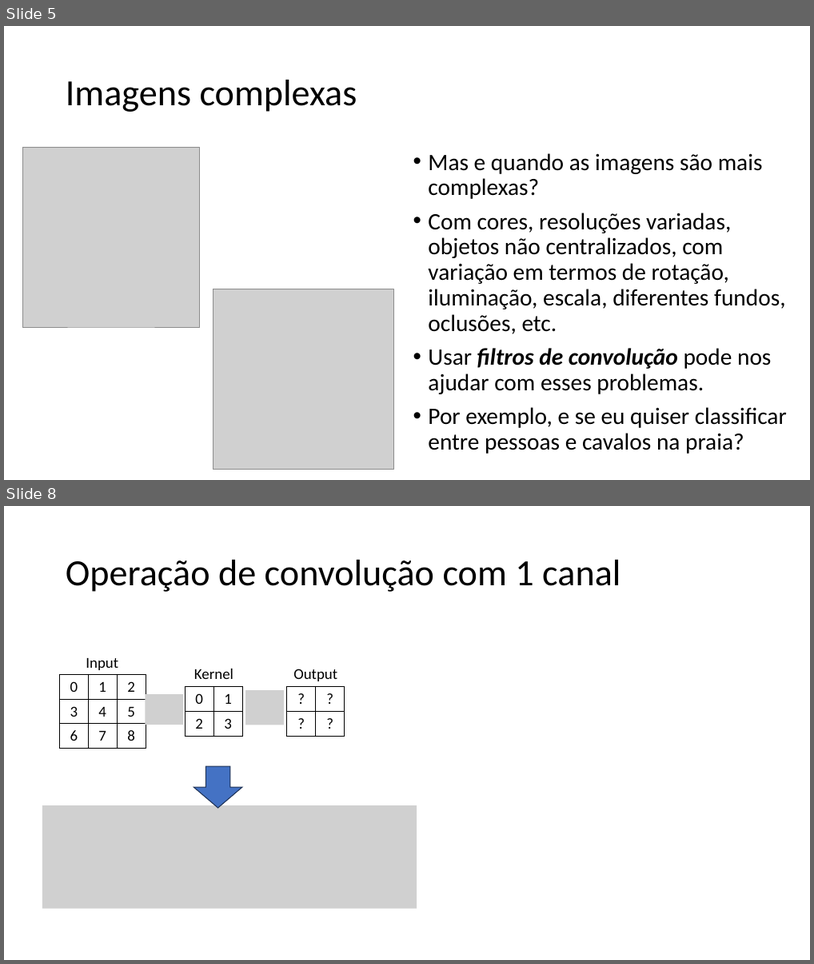
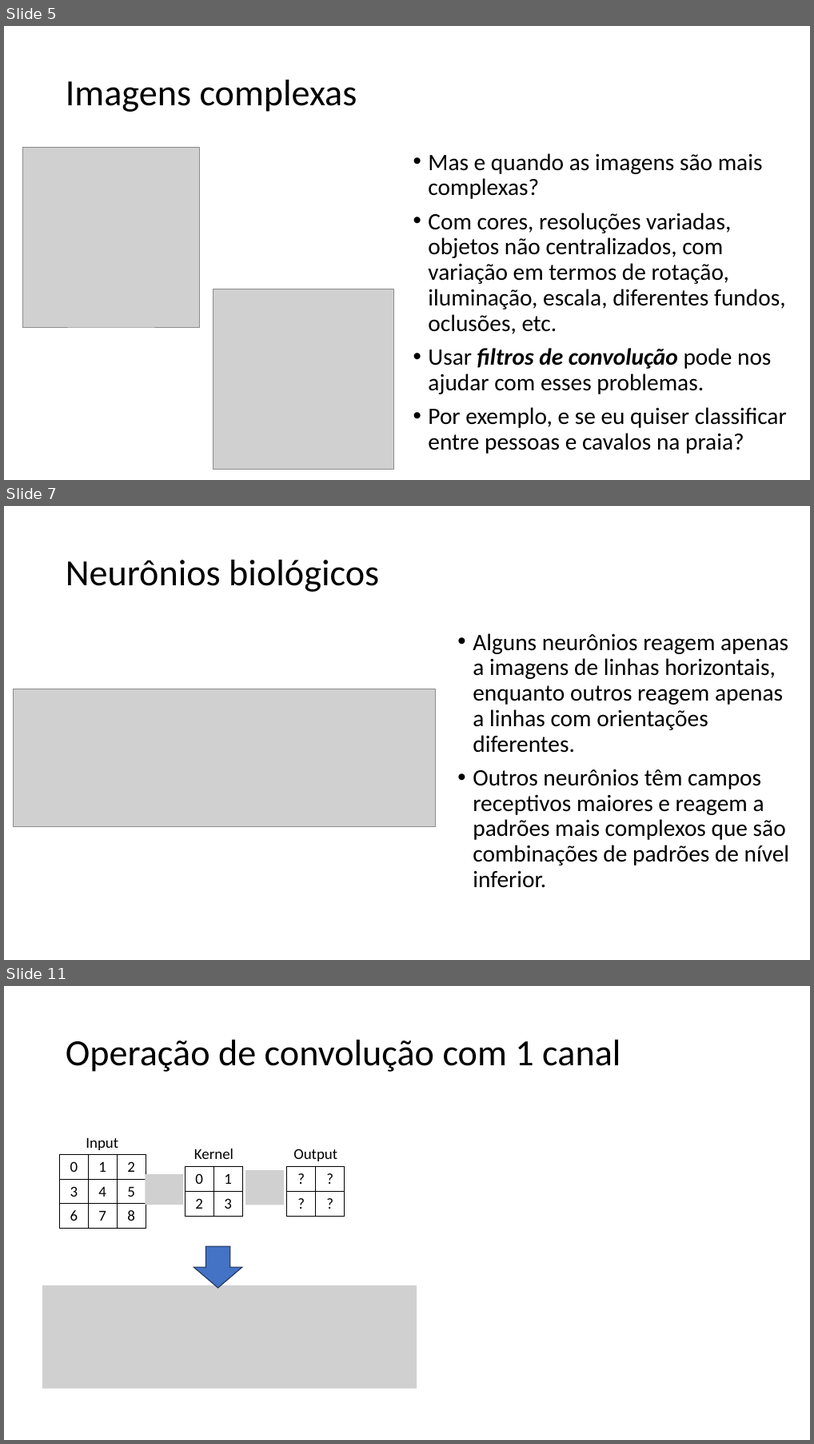
Before and after one commit to zz4fap/tp557-iot-ml, a slide deck: slides/TP557_12_Introduzindo_convoluções.pptx. Shown one above the other, each under a label of ours: slides 5 and 8 before the commit, slides 5, 7 and 11 after it; the slides between them are not shown. The pictures are 814x964 and 814x1444 pixels, drawn with LibreOffice and Linux fonts; fonts in the diff are those of the drawing; grey boxes stand for pictures. Boxes give left, top, right and bottom in pixels: in the first picture for what was removed or moved away, otherwise in the second. Text is boxed around its words. In the diff, an @@ line names an element or a change of style, - is before the commit and + after.

```diff
--- a/slides/TP557_12_Introduzindo_convoluções.pptx
+++ b/slides/TP557_12_Introduzindo_convoluções.pptx
@@ slide 7 added at (x1=4, y1=506, x2=810, y2=960), background #FFFFFF @@
@@ title added at (x1=66, y1=560, x2=379, y2=592), 44 pt, text #000000 @@
+Neurônios biológicos
@@ text added at (x1=473, y1=633, x2=790, y2=888), 28 pt, text #000000 @@
+• Alguns neurônios reagem apenas a imagens de linhas horizontais, enquanto outros reagem apenas a linhas com orientações diferentes.
+• Outros neurônios têm campos receptivos maiores e reagem a padrões mais complexos que são combinações de padrões de nível inferior.
@@ picture added at (x1=14, y1=688, x2=436, y2=827) @@
@@ what was slide 8 is now slide 11 @@
```
Also in this commit, not shown: 3 slides changed, 10 other slides added, 2 slides removed, 3 other files.
